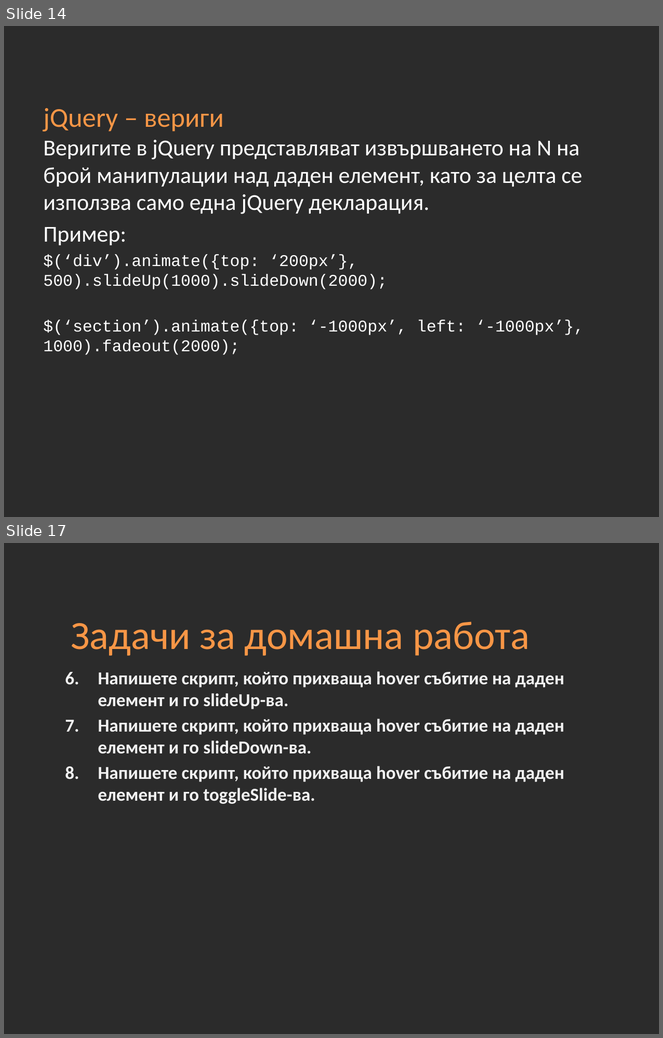
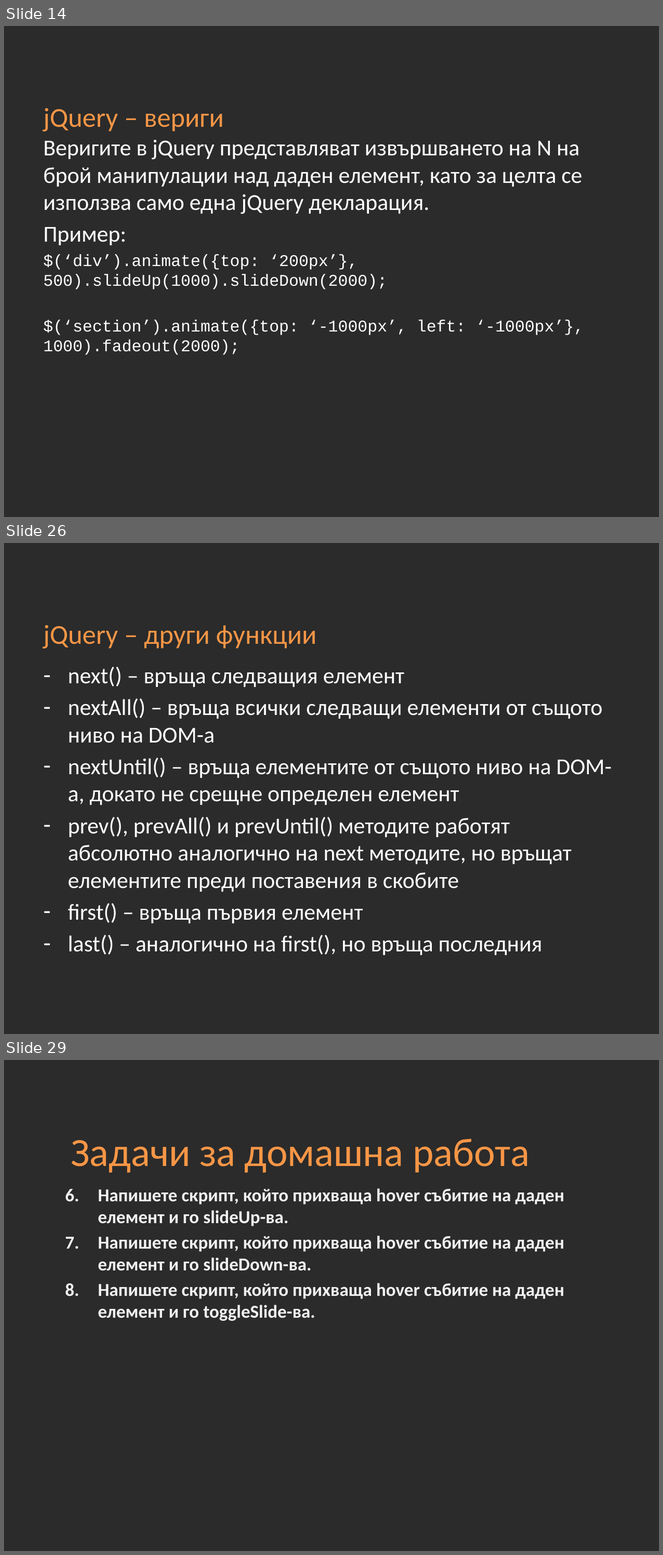
Before and after one commit to Academy-Soft-Intellect/Front-End-Course, a slide deck: 11-jQuery.pptx. Shown one above the other, each under a label of ours: slides 14 and 17 before the commit, slides 14, 26 and 29 after it; the slides between them are not shown. The pictures are 663x1038 and 663x1555 pixels, drawn with LibreOffice and Linux fonts; fonts in the diff are those of the drawing; background and template pictures are left out; a plain dark background stands for a picture behind light text. Boxes give left, top, right and bottom in pixels: in the first picture for what was removed or moved away, otherwise in the second. Text is boxed around its words. In the diff, an @@ line names an element or a change of style, - is before the commit and + after.

```diff
--- a/11-jQuery.pptx
+++ b/11-jQuery.pptx
@@ slide 26 added at [4,543,659,1034], background picture (left out) @@
@@ title added at [44,625,317,649], 30 pt, text #F79646 @@
+jQuery – други функции
@@ text added at [68,667,611,955], 25 pt, text #FFFFFF @@
+– next() – връща следващия елемент
+– nextAll() – връща всички следващи елементи от същото ниво на DOM-a
+– nextUntil() – връща елементите от същото ниво на DOM-a, докато не срещне определен елемент
+– prev(), prevAll() и prevUntil() методите работят абсолютно аналогично на next методите, но връщат елементите преди поставения в скобите
+– first() – връща първия елемент
+– last() – аналогично на first(), но връща последния
@@ what was slide 17 is now slide 29 @@
```
Also in this commit, not shown: 3 slides changed, 11 other slides added.
